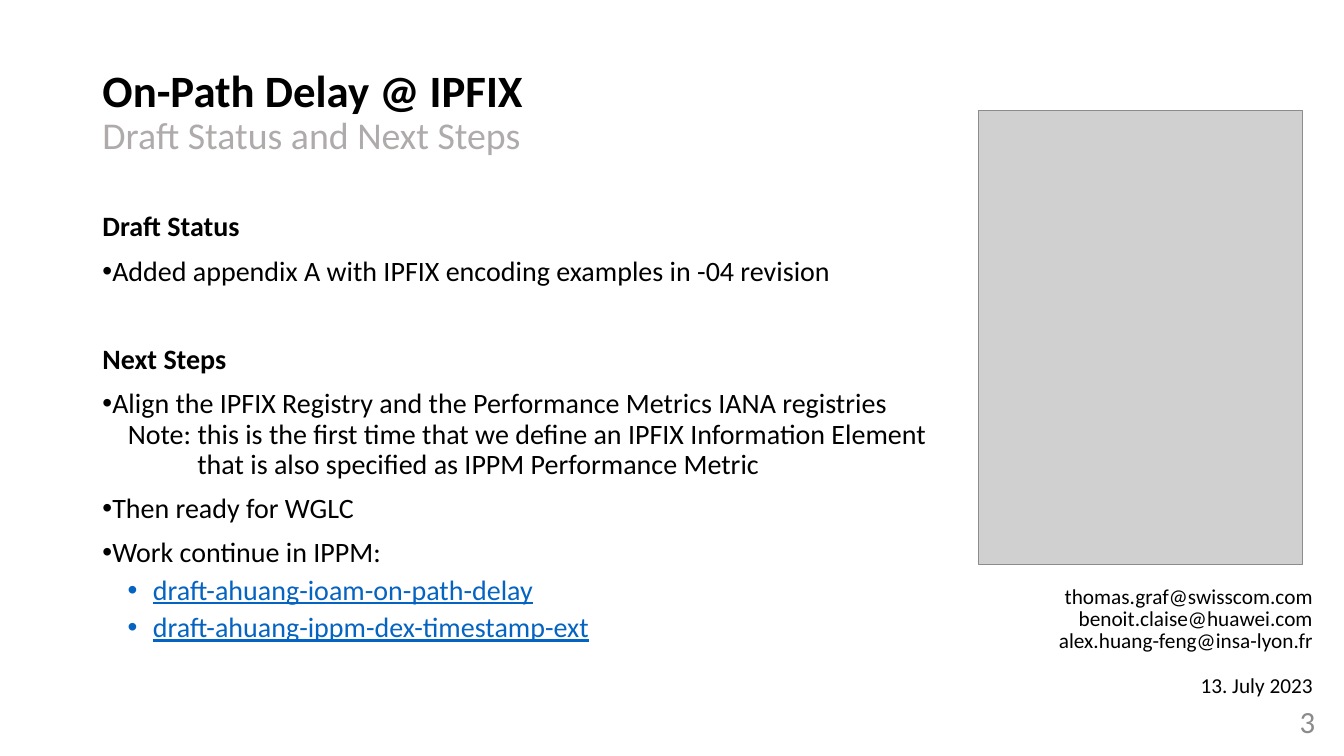
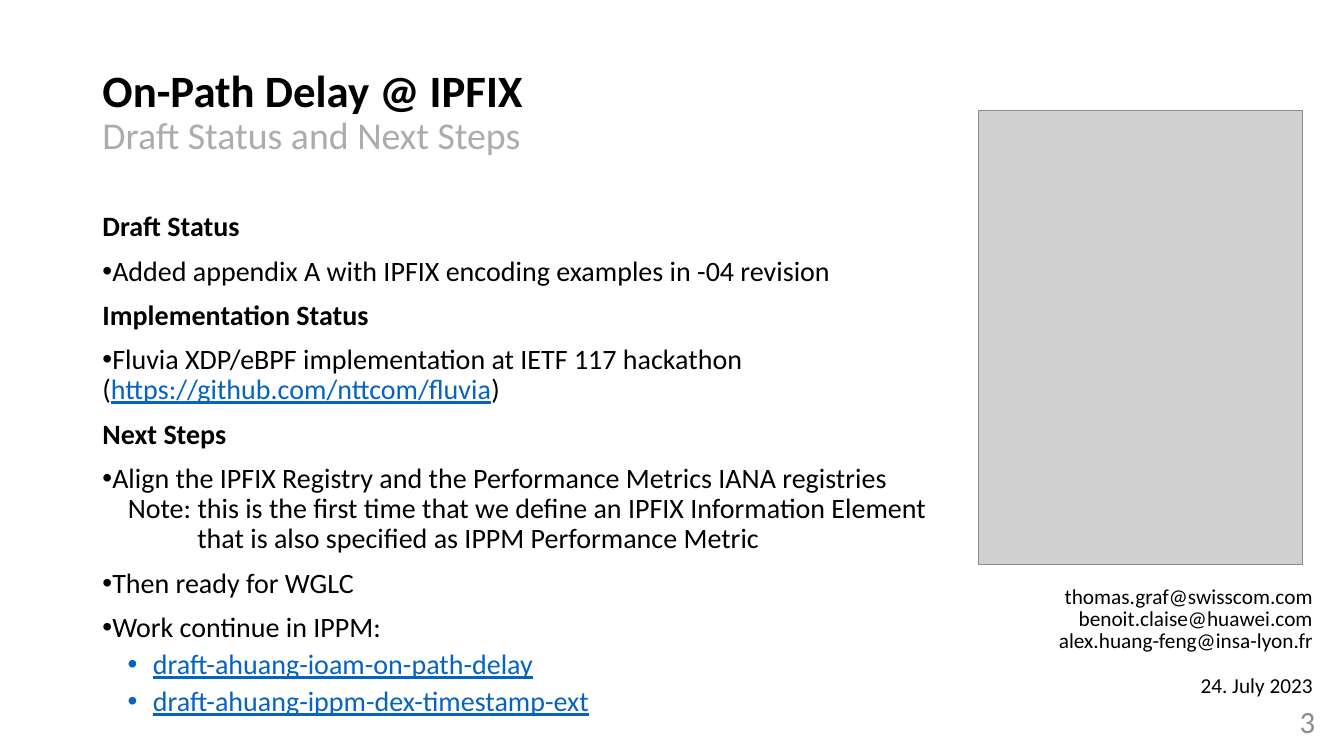
Before and after one commit to network-analytics/ietf-network-analytics-document-status, a slide deck: slide 3 of 117/OPSAWG/draft-opsawg-ipfix-srv6-srh-and-on-path-telemetry.pptx. Drawn at 1344x756 pixels with LibreOffice and Linux fonts; fonts in the diff are those of the drawing; grey boxes stand for pictures. Boxes give left, top, right and bottom in pixels: in the first picture for what was removed or moved away, otherwise in the second. Text is boxed around its words. In the diff, an @@ line names an element or a change of style, - is before the commit and + after.

```diff
--- a/117/OPSAWG/draft-opsawg-ipfix-srv6-srh-and-on-path-telemetry.pptx
+++ b/117/OPSAWG/draft-opsawg-ipfix-srv6-srh-and-on-path-telemetry.pptx
@@ text at box(102, 305, 742, 404): paragraphs added @@
+Implementation Status
+• Fluvia XDP/eBPF implementation at IETF 117 hackathon
+  (https://github.com/nttcom/fluvia)
@@ text at box(1201, 678, 1313, 697): text changed @@
-13. July 2023
+24. July 2023
```
Also in this commit, not shown: 2 other slides changed, 1 other file.
